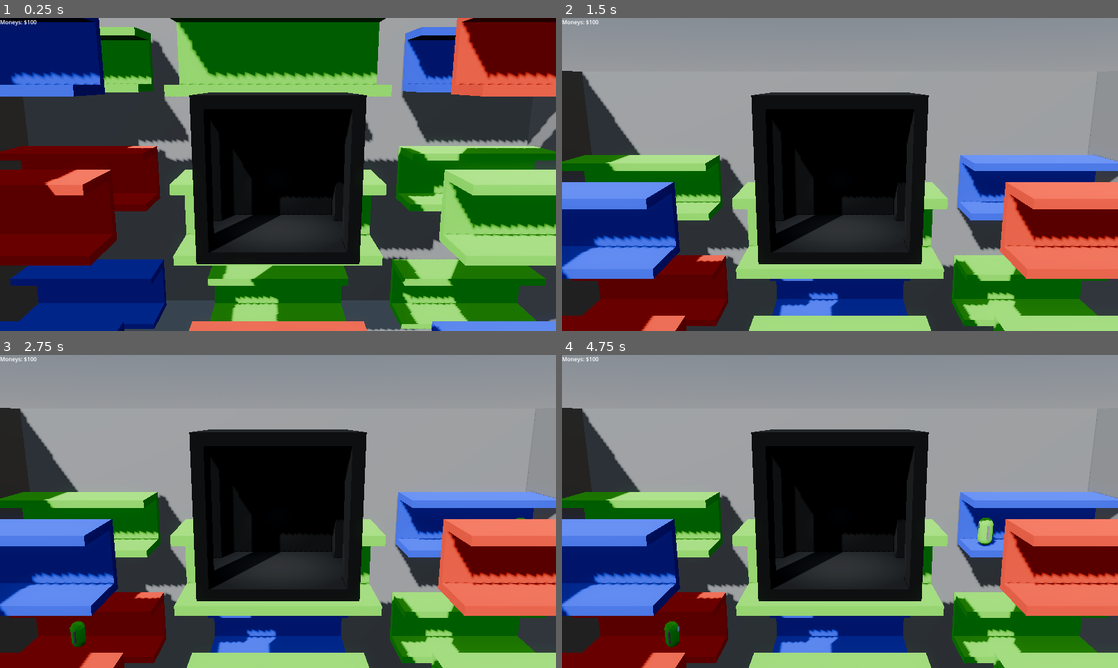
Above: before the commit, frames 1-4 (two rows, left to right).
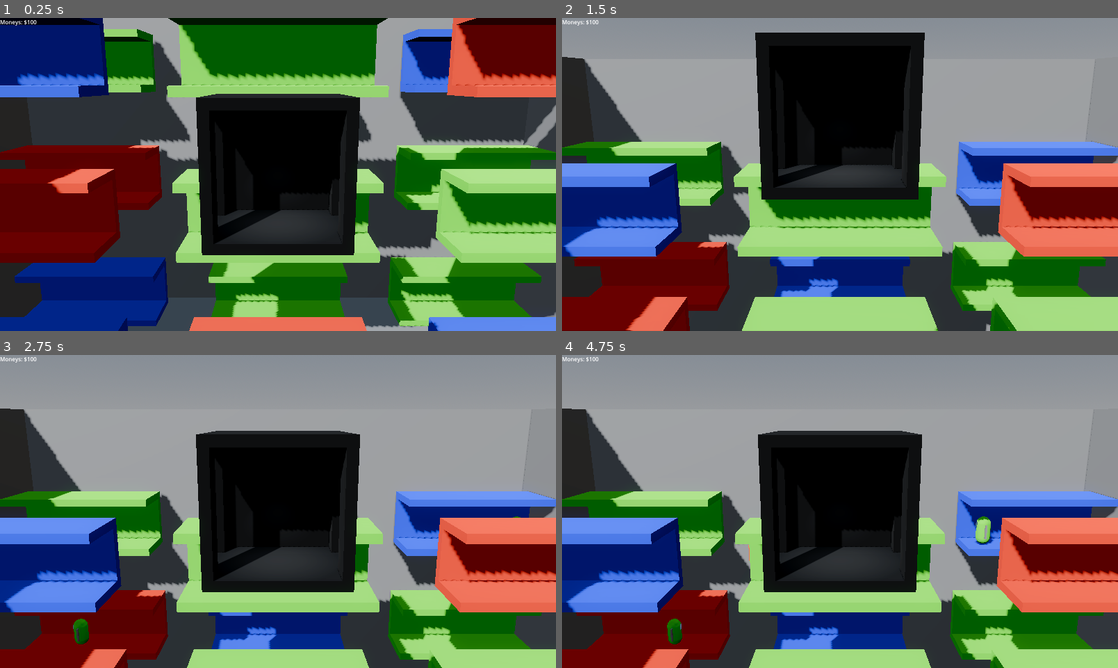
Above: after the commit, the same moments.

Repository: GriffinBaxter/Prof-Oddheart-or-How-I-Learned-to-Stop-Worrying-and-Love-the-Elevator
Game: Godot game, scene res://main.tscn
Same seed, same stepped clock (60 frames per second), same inputs: the game is played once before the commit and once after it. The engine's default icon, where the game draws it, is replaced by a stand-in: a white triangle on a blue panel in a dark square.
Inputs:
- Up to frame 1 (0.25 s): no input
- Up to frame 2 (1.5 s): tap Enter at 0.5 s; hold W (up) from 0.53 s (still down)
- Up to frame 3 (2.75 s): keep holding W (up)
- Up to frame 4 (4.75 s): keep holding W (up)

The runs differ from the first frame. In frame 1, 13% of the frame differs, in the area x 0-100%, y 0-100%; in frame 2, 45%, in the area x 0-100%, y 4-100%; in frame 3, 10%; in frame 4, 10%.

Commit message:
$11h: Make camera slowly follow elevator

Diff:
--- a/Scenes/Entities/elevator.gd
+++ b/Scenes/Entities/elevator.gd
@@ -2,12 +2,16 @@
 
 @export var speed := 10.
 @export var elevator_strength := 2.
+@export var smooth_camera_percent := 0.1
 
 var number_of_people_in_elevator := 0
+
+@onready var smooth_camera_controller: Node3D = $SmoothCameraController
 
 
 func _ready() -> void:
 	Input.set_mouse_mode(Input.MOUSE_MODE_CAPTURED)
+	smooth_camera_controller.position = position
 
 
 func _input(event: InputEvent) -> void:
@@ -43,6 +47,10 @@
 				-slide_collision.get_normal() * elevator_strength, slide_collision.get_position()
 			)
 
+	smooth_camera_controller.position = lerp(
+		smooth_camera_controller.position, position, smooth_camera_percent
+	)
+
 
 func get_current_velocity() -> Vector3:
 	return velocity
--- a/Scenes/Entities/elevator.tscn
+++ b/Scenes/Entities/elevator.tscn
@@ -18,6 +18,14 @@
 [node name="Elevator" type="CharacterBody3D" groups=["elevator"]]
 motion_mode = 1
 script = ExtResource("1_25c2b")
+
+[node name="SmoothCameraController" type="Node3D" parent="."]
+top_level = true
+
+[node name="Camera3D" type="Camera3D" parent="SmoothCameraController"]
+transform = Transform3D(1, 0, 0, 0, 0.978148, 0.207912, 0, -0.207912, 0.978148, 0, 1.55, 8)
+current = true
+fov = 40.0
 
 [node name="Outer" type="CSGBox3D" parent="."]
 size = Vector3(2.6, 2.65, 2.2)
@@ -40,11 +48,6 @@
 operation = 2
 size = Vector3(0.2, 2.05, 1)
 material = ExtResource("2_kiv01")
-
-[node name="Camera3D" type="Camera3D" parent="."]
-transform = Transform3D(1, 0, 0, 0, 0.978148, 0.207912, 0, -0.207912, 0.978148, 0, 1.5, 7.5)
-current = true
-fov = 40.0
 
 [node name="CollisionBottom" type="CollisionShape3D" parent="."]
 transform = Transform3D(1, 0, 0, 0, 1, 0, 0, 0, 1, 0, -1.225, 0)
